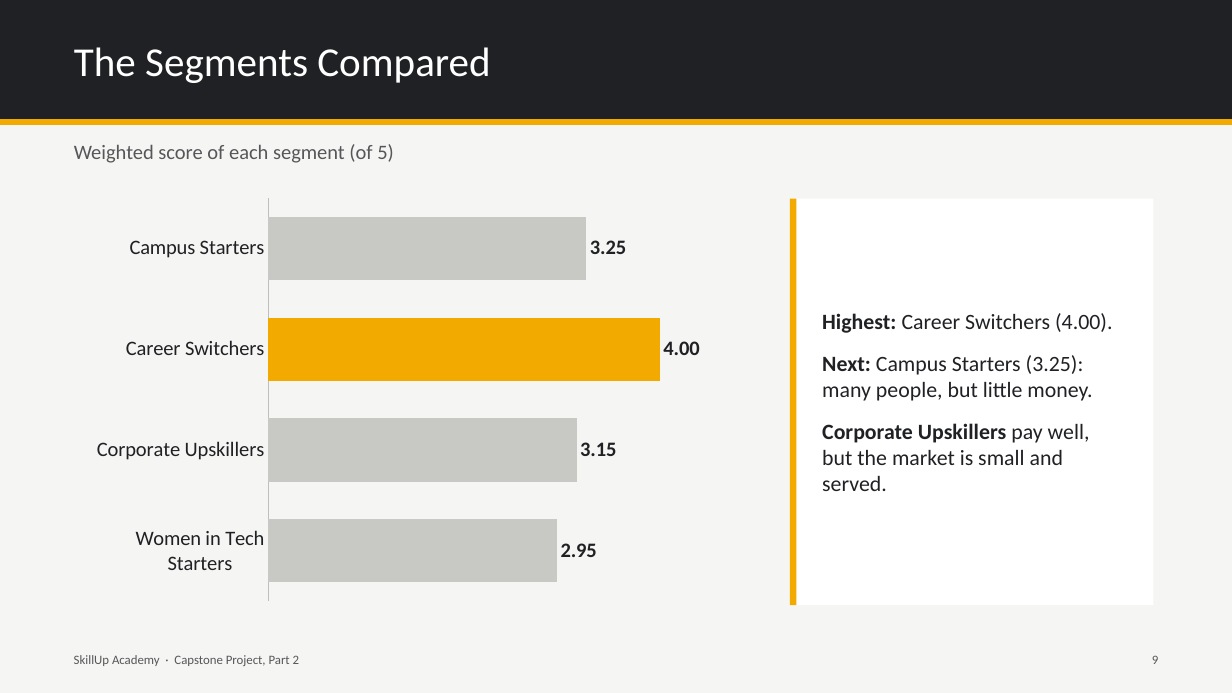
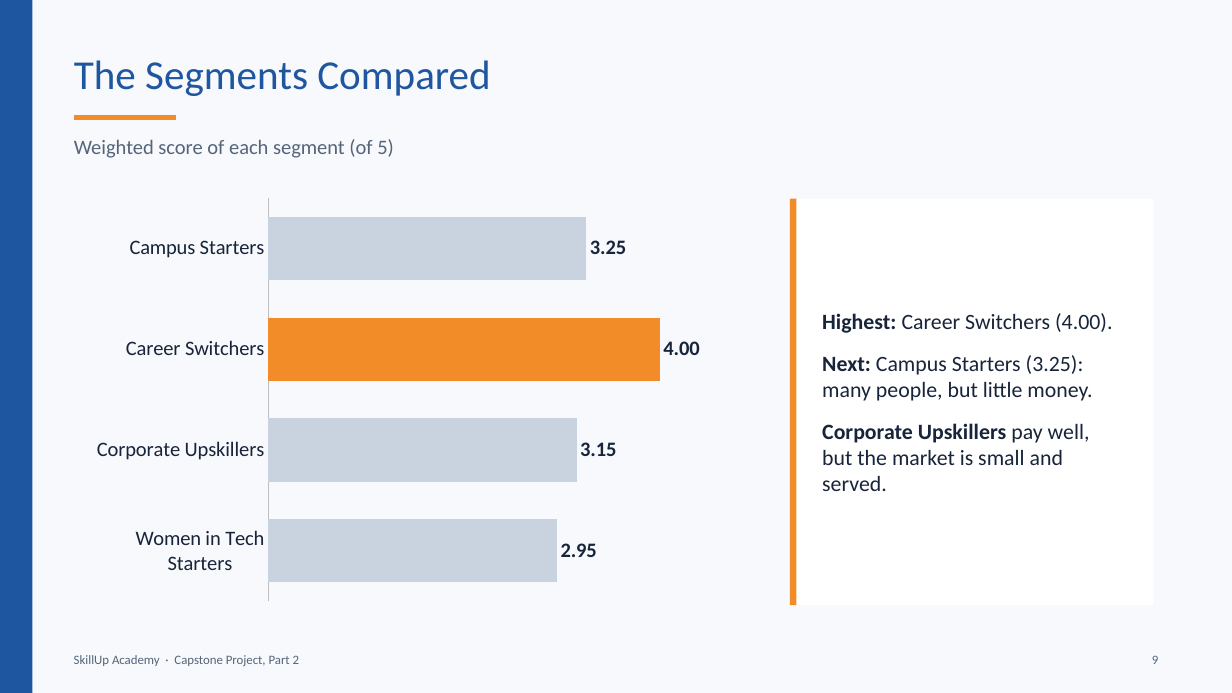
Before and after one commit to BadboyVee/BlackHoleeee, a slide deck: slide 9 of capstone/Customer_Analysis.pptx. Drawn at 1232x693 pixels with LibreOffice and Linux fonts; fonts in the diff are those of the drawing. Boxes give left, top, right and bottom in pixels: in the first picture for what was removed or moved away, otherwise in the second. Text is boxed around its words. In the diff, an @@ line names an element or a change of style, - is before the commit and + after.

```diff
--- a/capstone/Customer_Analysis.pptx
+++ b/capstone/Customer_Analysis.pptx
@@ background #F5F5F3 to #F7F9FC @@
@@ rectangle removed at (0, 0, 1232, 120) @@
@@ rectangle added at (0, 0, 32, 693), fill #1E56A0 @@
@@ title "The Segments Compared": place and size @@
-title "The Segments Compared" at (74, 47, 490, 83)
+title "The Segments Compared" at (74, 60, 490, 96)
@@ title "The Segments Compared" at (74, 60, 490, 96): text colour #FFFFFF to #1E56A0 @@
@@ line added from (74, 117) to (176, 117), #F28C28 4 pt @@
@@ line removed from (0, 122) to (1232, 122) @@
@@ text colour #57575A to #55657A in 3 elements at (74, 655, 299, 666), (1152, 655, 1158, 664), (74, 139, 394, 158) @@
@@ bar chart at (83, 189, 772, 610) @@
@@ colour of Series 1 #C8C8C4 to #C9D3E0 @@
@@ data labels of Series 1 changed @@
@@ colours of single points changed @@
@@ lettering changed @@
@@ rectangle at (790, 199, 797, 605): fill #F2A900 to #F28C28 @@
@@ text "Highest: Career Switchers (4.00)." at (822, 313, 1112, 491): text colour #202124 to #17243A @@
```
Also in this commit, not shown: 15 other slides changed, 7 other files.
